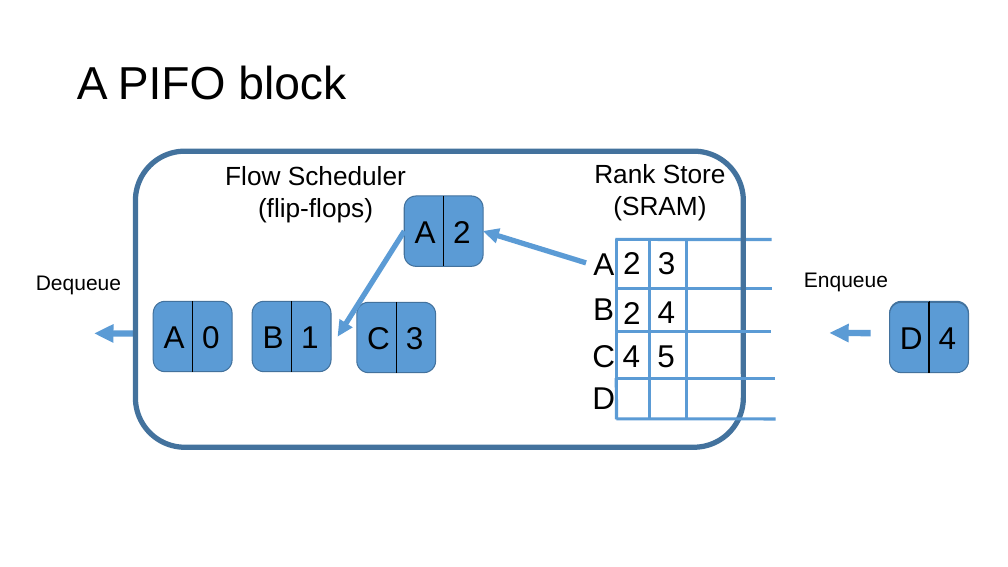
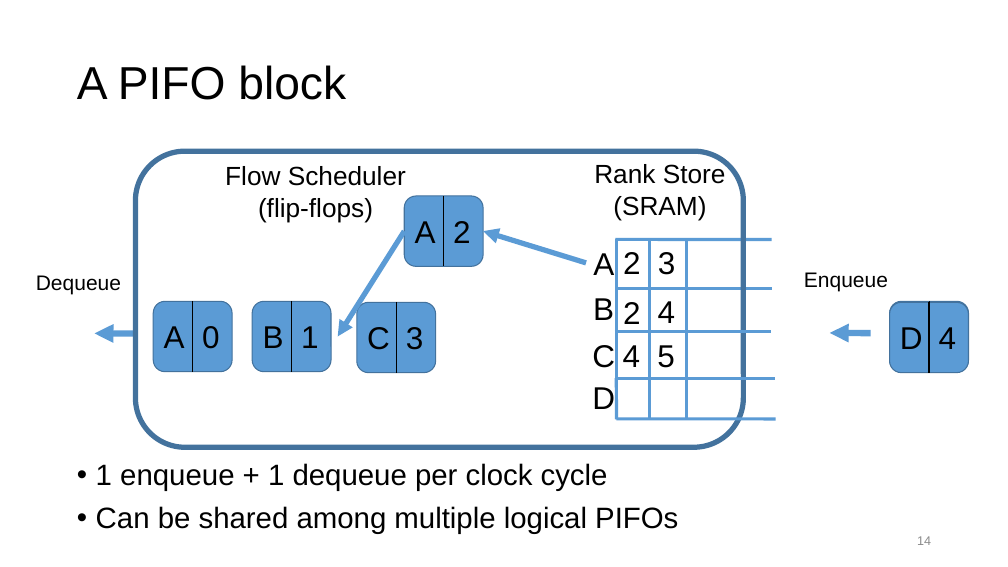
Before and after one commit to anirudhSK/pifo-domino-marple-ppts, a slide deck: slide 14 of pifo_sigcomm.pptx. Drawn at 1008x567 pixels with LibreOffice and Linux fonts; fonts in the diff are those of the drawing. Boxes give left, top, right and bottom in pixels: in the first picture for what was removed or moved away, otherwise in the second. Text is boxed around its words. In the diff, an @@ line names an element or a change of style, - is before the commit and + after.

Commit message:
Add PIFO mesh slides from Mohammad's CISCO talk

```diff
--- a/pifo_sigcomm.pptx
+++ b/pifo_sigcomm.pptx
@@ text added at bbox=[96, 463, 678, 534], 28 pt, text #000000 @@
+• 1 enqueue + 1 dequeue per clock cycle
+• Can be shared among multiple logical PIFOs
@@ page number added at bbox=[917, 536, 931, 545], 12 pt, text #8C8C8C @@
+14
```
Also in this commit, not shown: 3 other slides changed, 2 slides added.
